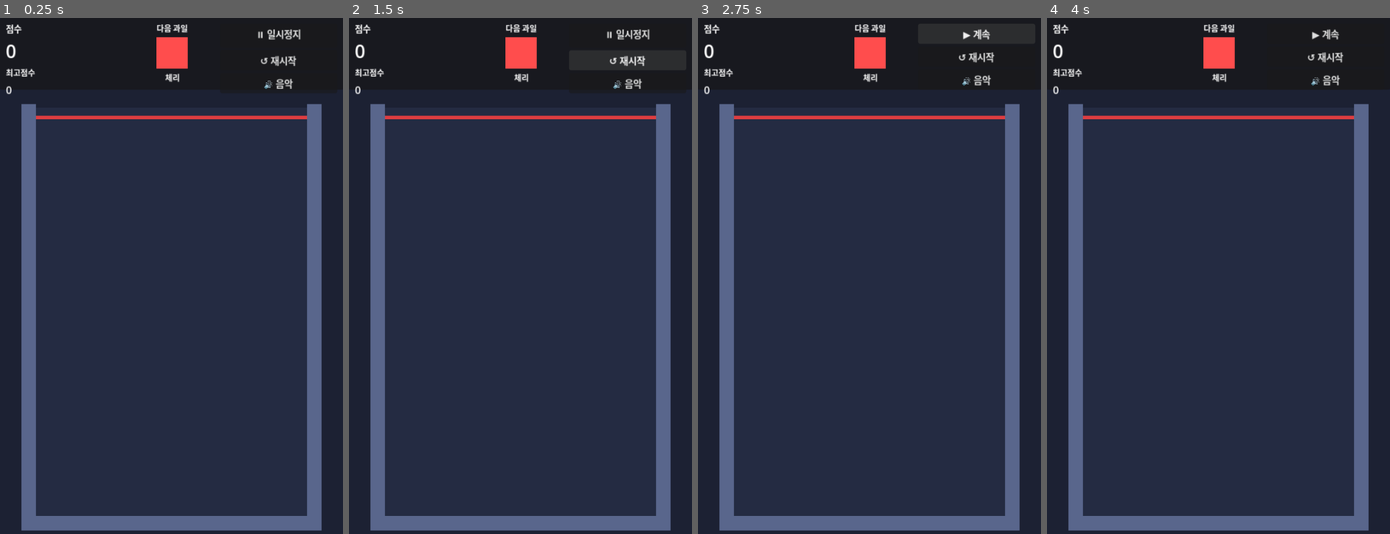
Above: before the commit, frames 1-4 (left to right).
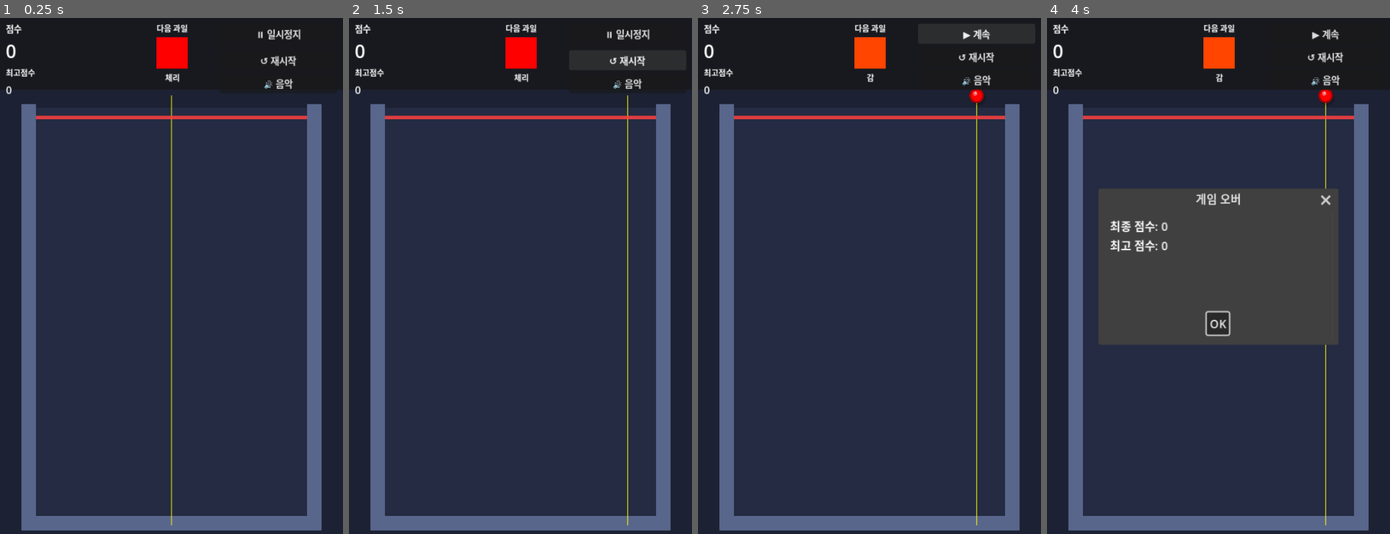
Above: after the commit, the same moments.

Repository: k-aaron/watermelon
Game: Godot game, scene res://scenes/MainGame.tscn
Two runs of this game, one before a commit and one after it. Both use one fixed random seed, a clock stepped at 60 frames per second and the inputs below.
Inputs (mouse positions are in pixels of both pictures, inside the frame that each line leads up to):
- Up to frame 1 (0.25 s): no input
- Up to frame 2 (1.5 s): click "↺ 재시작" at 0.5 s; click "↺ 재시작" at 1.25 s
- Up to frame 3 (2.75 s): click "⏸ 일시정지" at 2 s
- Up to frame 4 (4 s): tap Enter at 2.75 s; move the mouse to (1293, 250) at 2.77 s; click (1293, 250) at 2.92 s; move the mouse to (1149, 301) at 3.52 s; click (1149, 301) at 3.67 s

The runs differ from the first frame. In frame 1, 1.0% of the frame differs, in the area x 45-55%, y 3-99%; in frame 2, 0.9%; in frame 3, 1.0%; in frame 4, 22%, in the area x 15-85%, y 3-99%.
Error before the commit: Parse Error: Cannot infer the type of "pair_key" variable because the value doesn't have a set type. (res://scripts/game/FruitSpawner.gd:160)

Commit message:
fix: min()/max() → mini()/maxi()로 교체하여 int 타입 추론 오류 수정
Co-Authored-By: Claude Sonnet 4.6 <noreply@anthropic.com>

Diff:
--- a/scripts/game/FruitSpawner.gd
+++ b/scripts/game/FruitSpawner.gd
@@ -157,7 +157,7 @@
 	# 두 과일의 인스턴스 ID로 쌍 키 생성 (순서 무관)
 	var id1 := fruit1.get_instance_id()
 	var id2 := fruit2.get_instance_id()
-	var pair_key := min(id1, id2) * 1000000 + max(id1, id2)
+	var pair_key: int = mini(id1, id2) * 1000000 + maxi(id1, id2)
 	if _merging_pairs.has(pair_key):
 		return
 	_merging_pairs[pair_key] = true
